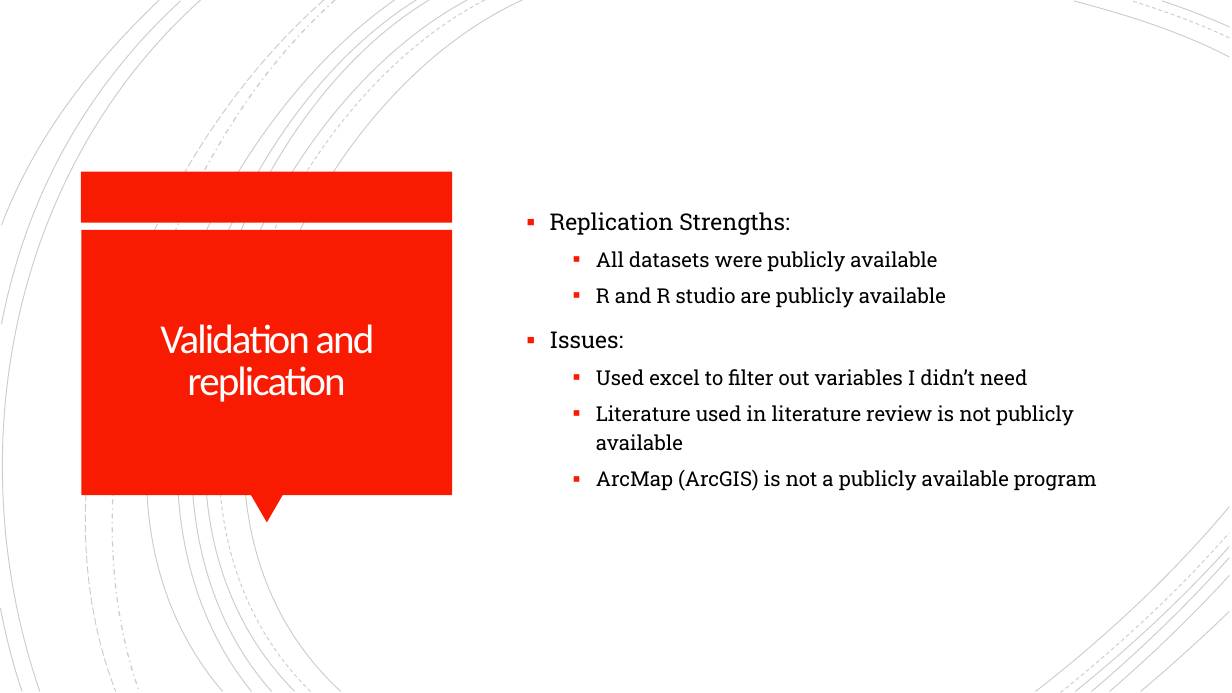
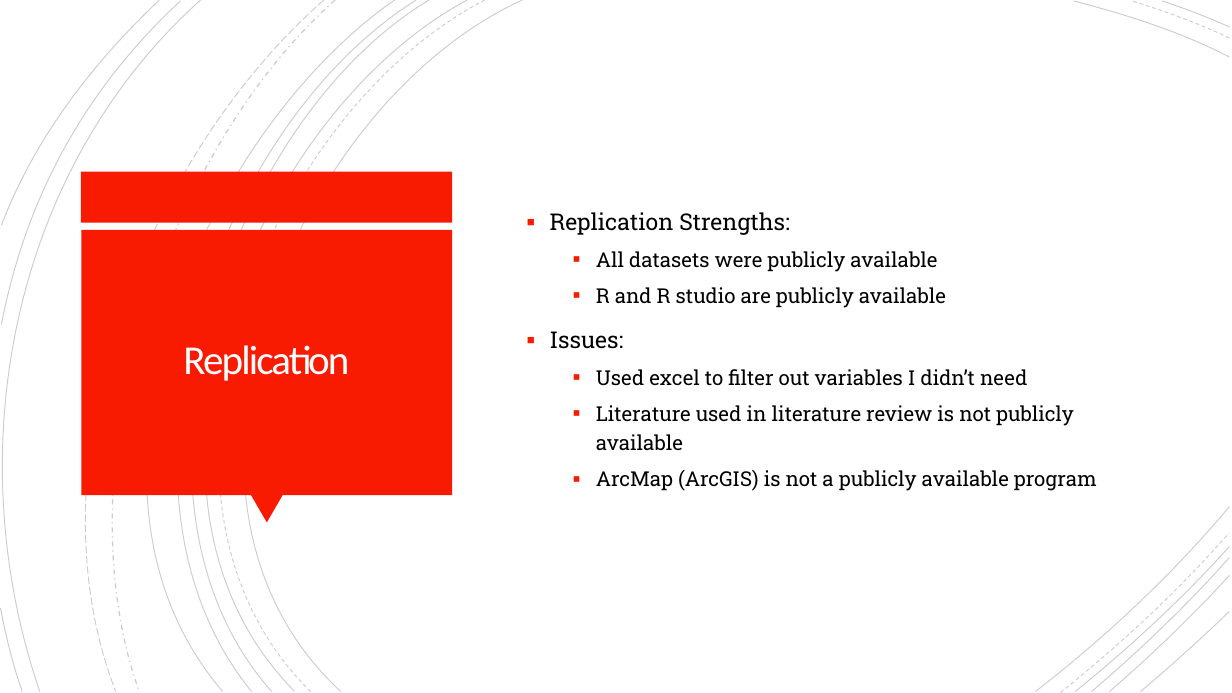
Before and after one commit to cnagbim/Data-Management-Final-Project-Agbim, a slide deck: slide 16 of writing_literature_present/final_presentation.pptx (slide 15 before the commit). Drawn at 1232x693 pixels with LibreOffice and Linux fonts; fonts in the diff are those of the drawing. Boxes give left, top, right and bottom in pixels: in the first picture for what was removed or moved away, otherwise in the second. Text is boxed around its words. In the diff, an @@ line names an element or a change of style, - is before the commit and + after.

```diff
--- a/writing_literature_present/final_presentation.pptx
+++ b/writing_literature_present/final_presentation.pptx
@@ title at [183,345,349,381]: text changed @@
-Validation and replication
+Replication
```
Also in this commit, not shown: 3 other slides changed, 2 slides added, 2 slides removed, 1 other file.
